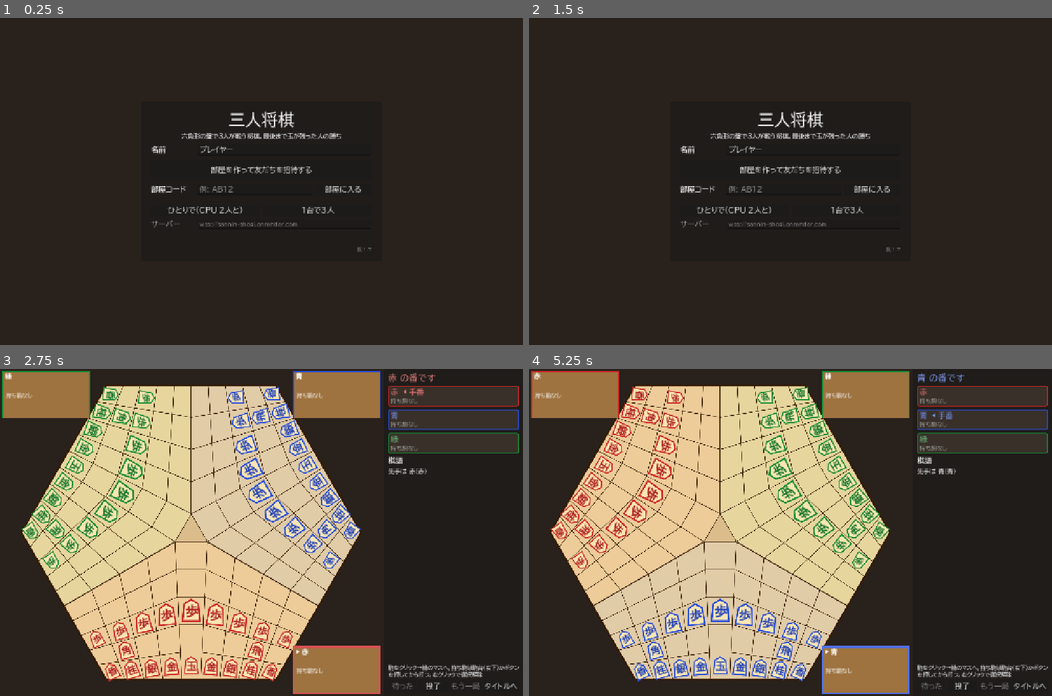
Above: before the commit, frames 1-4 (two rows, left to right).
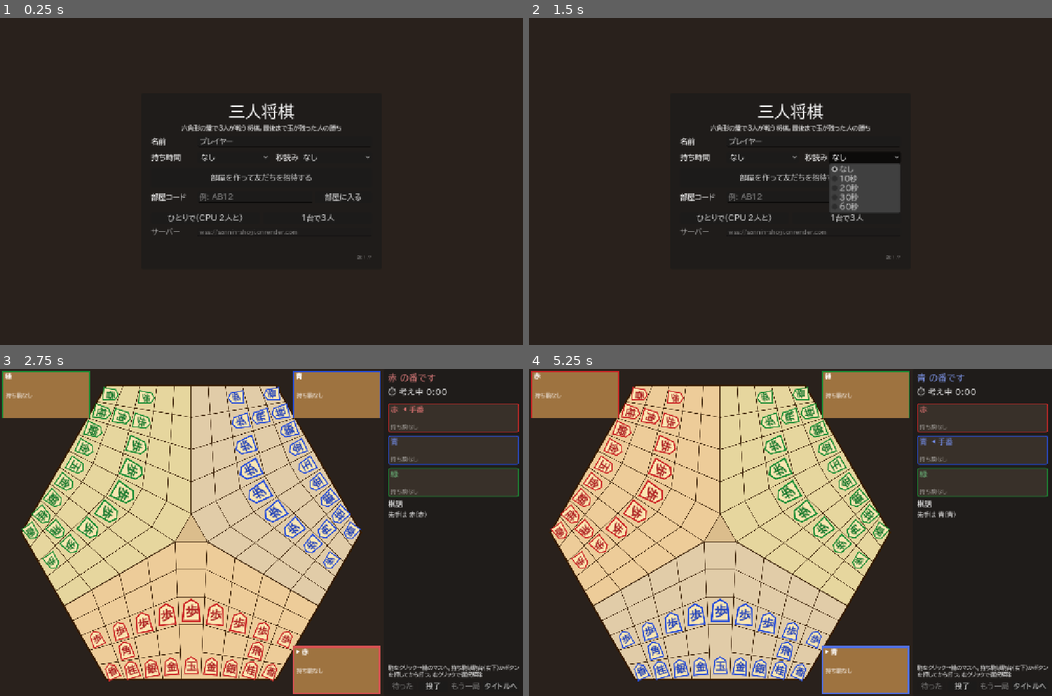
Above: after the commit, the same moments.

Repository: mittsuhinata-hue/sannin-shogi
Game: Godot game, scene res://scenes/main.tscn
The game is run twice, just before and just after one commit, with the same random seed, the same clock (stepped at 60 frames per second) and the same inputs.
Inputs (mouse positions are in pixels of both pictures, inside the frame that each line leads up to):
- Up to frame 1 (0.25 s): no input
- Up to frame 2 (1.5 s): click (764, 158) at 0.5 s, where only the run after the commit has a clickable "なし"; click (863, 158) at 1.25 s, where only the run after the commit has a clickable "なし"
- Up to frame 3 (2.75 s): click "1台で3人" at 2 s
- Up to frame 4 (5.25 s): click "投了" at 2.75 s; click "タイトルへ" at 3.5 s; click "部屋を作って友だちを招待する" at 4.25 s; click "1台で3人" at 5 s

The runs differ from the first frame. In frame 1, 3.2% of the frame differs, in the area x 28-71%, y 25-74%; in frame 2, 4.9%; in frame 3, 5.6%; in frame 4, 5.7%, in the area x 74-100%, y 5-46%.

Commit message:
持ち時間と秒読みを追加
- 持ち時間（1人ごとの合計）と秒読み（使い切ったあとの1手ごと）を選べる
- 使い切ったら時間切れで負け
- 考え中の時間と3人の残り時間を表示し、棋譜に1手ごとの時間を残す

Co-Authored-By: Claude Opus 5.5 <noreply@anthropic.com>

Diff:
--- a/scripts/main.gd
+++ b/scripts/main.gd
@@ -33,6 +33,18 @@
 var _rematch_btn: Button
 var _resign_btn: Button
 var _undo_btn: Button
+var _main_opt: OptionButton
+var _byo_opt: OptionButton
+var _clock_label: Label
+var _warned_turn_key := ""
+
+const MAIN_TIMES := [["なし", 0], ["1分", 60], ["3分", 180], ["5分", 300], ["10分", 600], ["20分", 1200]]
+const BYO_TIMES := [["なし", 0], ["10秒", 10], ["20秒", 20], ["30秒", 30], ["60秒", 60]]
+
+
+func _apply_clock_setting() -> void:
+	Net.main_sec = MAIN_TIMES[_main_opt.selected][1]
+	Net.byo_sec = BYO_TIMES[_byo_opt.selected][1]
 var _promo: ConfirmationDialog
 var _promo_moves: Array = []
 
@@ -89,12 +101,17 @@
 	if cf.load(SETTINGS_PATH) == OK:
 		_name_edit.text = cf.get_value("main", "name", _name_edit.text)
 		_server_edit.text = cf.get_value("main", "server", Net.DEFAULT_SERVER)
+		_main_opt.selected = clampi(cf.get_value("main", "main_index", 0), 0, MAIN_TIMES.size() - 1)
+		_byo_opt.selected = clampi(cf.get_value("main", "byo_index", 0), 0, BYO_TIMES.size() - 1)
+	_apply_clock_setting()
 
 
 func _save_settings() -> void:
 	var cf := ConfigFile.new()
 	cf.set_value("main", "name", _player_name())
 	cf.set_value("main", "server", _server_url())
+	cf.set_value("main", "main_index", _main_opt.selected)
+	cf.set_value("main", "byo_index", _byo_opt.selected)
 	cf.save(SETTINGS_PATH)
 
 
@@ -150,6 +167,12 @@
 			_server_edit.text = a.substr(13)
 		elif a == "--auto":
 			_auto = true
+		elif a.begins_with("--main="):
+			Net.main_sec = int(a.substr(7))
+		elif a.begins_with("--byo="):
+			Net.byo_sec = int(a.substr(6))
+		elif a.begins_with("--quit-after-sec="):
+			get_tree().create_timer(float(a.substr(17))).timeout.connect(get_tree().quit)
 		elif a.begins_with("--start-when="):
 			_start_when = int(a.substr(13))
 	for a in args:
@@ -256,6 +279,26 @@
 	_name_edit.max_length = 16
 	v.add_child(_row("名前", _name_edit))
 
+	_main_opt = OptionButton.new()
+	for item in MAIN_TIMES:
+		_main_opt.add_item(item[0])
+	_byo_opt = OptionButton.new()
+	for item in BYO_TIMES:
+		_byo_opt.add_item(item[0])
+	for o in [_main_opt, _byo_opt]:
+		o.item_selected.connect(func(_i):
+			_apply_clock_setting()
+			_save_settings())
+	var th_row := HBoxContainer.new()
+	th_row.add_child(_main_opt)
+	var byo_l := Label.new()
+	byo_l.text = "　秒読み"
+	th_row.add_child(byo_l)
+	th_row.add_child(_byo_opt)
+	_main_opt.size_flags_horizontal = Control.SIZE_EXPAND_FILL
+	_byo_opt.size_flags_horizontal = Control.SIZE_EXPAND_FILL
+	v.add_child(_row("持ち時間", th_row))
+
 	# --- 部屋に入る前 ---
 	var entry := VBoxContainer.new()
 	entry.add_theme_constant_override("separation", 10)
@@ -397,6 +440,9 @@
 	_room_code_label.text = "部屋コード：%s" % Net.room_code
 	_start_btn.visible = Net.is_owner()
 	_wait_label.visible = in_room and not Net.is_owner()
+	# 部屋では、作った人の制限時間が使われる
+	_main_opt.disabled = in_room and not Net.is_owner()
+	_byo_opt.disabled = _main_opt.disabled
 	_copy_btn.text = "招待リンクをコピー" if OS.has_feature("web") else "部屋コードをコピー"
 
 
@@ -432,6 +478,14 @@
 	_turn_label.add_theme_font_size_override("font_size", 22)
 	_turn_label.autowrap_mode = TextServer.AUTOWRAP_WORD_SMART
 	v.add_child(_turn_label)
+	_clock_label = Label.new()
+	_clock_label.add_theme_font_size_override("font_size", 20)
+	v.add_child(_clock_label)
+	var tick := Timer.new()
+	tick.wait_time = 0.25
+	tick.autostart = true
+	tick.timeout.connect(_update_clock)
+	add_child(tick)
 
 	for p in 3:
 		var box := PanelContainer.new()
@@ -447,10 +501,13 @@
 		var t := Label.new()
 		t.add_theme_color_override("font_color", BoardView.PLAYER_COLORS[p].lightened(0.35))
 		bv.add_child(t)
+		var clk := Label.new()
+		clk.add_theme_font_size_override("font_size", 16)
+		bv.add_child(clk)
 		var hand := HFlowContainer.new()
 		bv.add_child(hand)
 		v.add_child(box)
-		_player_boxes.append({"title": t, "hand": hand})
+		_player_boxes.append({"title": t, "hand": hand, "clock": clk})
 
 	var lg := Label.new()
 	lg.text = "棋譜"
@@ -580,6 +637,56 @@
 	_undo_btn.disabled = not Net.can_undo()
 	_rematch_btn.visible = Net.is_owner() or Net.mode == Net.Mode.LOCAL
 	_rematch_btn.disabled = st["winner"] < 0
+
+
+## 考え中の時間と残り時間を表示する
+func _update_clock() -> void:
+	if not _game_root.visible or Net.state.is_empty():
+		return
+	var st := Net.state
+	if st["winner"] >= 0:
+		_clock_label.text = ""
+		return
+	var el := Net.turn_elapsed()
+	var t: int = st["turn"]
+	var text := "⏱ 考え中 %s" % Net.fmt_time(el)
+	var col := Color(0.9, 0.9, 0.9)
+	if Net.has_clock(st):
+		var info := _clock_info(st, t, el)
+		text += "　" + info[0]
+		if info[1] <= 10.0:
+			col = Color(1.0, 0.35, 0.3)
+			# 自分の番で残り10秒を切ったら1回だけ知らせる
+			var key := "%d/%d/%s" % [t, st["move_no"], info[0].left(2)]
+			if Net.controllable_seat() == t and _warned_turn_key != key:
+				_warned_turn_key = key
+				Sfx.play("check")
+	_clock_label.text = text
+	_clock_label.add_theme_color_override("font_color", col)
+	# 3人それぞれの持ち時間
+	for p in 3:
+		var lbl: Label = _player_boxes[p]["clock"]
+		if not Net.has_clock(st) or not st["alive"][p]:
+			lbl.text = ""
+			continue
+		var info := _clock_info(st, p, el if p == t else 0.0)
+		lbl.text = "⏱ " + info[0]
+		lbl.add_theme_color_override("font_color", Color(1.0, 0.45, 0.4) if p == t and info[1] <= 10.0 else Color(0.85, 0.85, 0.85))
+
+
+## [表示する文字, 残り秒] を返す。持ち時間が残っていれば持ち時間、なければ秒読み
+func _clock_info(st: Dictionary, p: int, el: float) -> Array:
+	var bank: float = float(st["bank"][p]) - el
+	var byo: int = st.get("byo", 0)
+	if bank > 0.0:
+		var label := "持ち時間 %s" % Net.fmt_time(ceil(bank))
+		if byo > 0:
+			label += "（秒読み%d秒）" % byo
+		return [label, bank + (byo if byo > 0 else 0)]
+	if byo > 0:
+		var rest: float = byo + bank
+		return ["秒読み %d" % int(ceil(max(rest, 0.0))), rest]
+	return ["持ち時間 0:00", 0.0]
 
 
 func _on_rematch() -> void:
--- a/scripts/net.gd
+++ b/scripts/net.gd
@@ -46,12 +46,71 @@
 var test_rooms := false   ## サーバーのテスト用
 
 
+var main_sec := 0          ## 持ち時間（秒、0 = なし）。部屋を作った人の設定
+var byo_sec := 0           ## 秒読み（秒、0 = なし）
+var _recv_time := 0.0      ## 盤面を受け取った時刻（考え中の時間の計算用）
+
+
 func _process(_dt: float) -> void:
 	if mode == Mode.SERVER:
 		for code in _rooms.keys():
 			_cpu_tick(_rooms[code])
+			if _rooms.has(code):
+				_time_tick(_rooms[code])
 	elif mode == Mode.LOCAL and not _local_room.is_empty():
 		_cpu_tick(_local_room)
+		_time_tick(_local_room)
+
+
+static func _now() -> float:
+	return Time.get_ticks_msec() / 1000.0
+
+
+## いまの手番の人が考えている時間（秒）
+func turn_elapsed() -> float:
+	if state.is_empty():
+		return 0.0
+	return float(state.get("elapsed", 0.0)) + (_now() - _recv_time)
+
+
+static func fmt_time(sec: float) -> String:
+	var s := int(max(sec, 0.0))
+	return "%d:%02d" % [s / 60, s % 60]
+
+
+## 対局の時計を用意する（持ち時間は3人とも同じ）
+static func _init_clock(st: Dictionary, main: int, byo: int) -> void:
+	st["main"] = clampi(main, 0, 7200)
+	st["byo"] = clampi(byo, 0, 600)
+	st["bank"] = [float(st["main"]), float(st["main"]), float(st["main"])]
+
+
+static func has_clock(st: Dictionary) -> bool:
+	return int(st.get("main", 0)) > 0 or int(st.get("byo", 0)) > 0
+
+
+## 指した人の持ち時間から、使った時間を引く
+static func _spend(st: Dictionary, seat: int, used: float) -> void:
+	if st.has("bank"):
+		st["bank"][seat] = max(0.0, float(st["bank"][seat]) - used)
+
+
+## 持ち時間と秒読みを使い切ったら、その人の負け（CPUは対象外）
+func _time_tick(room: Dictionary) -> void:
+	var st: Dictionary = room.get("state", {})
+	if st.is_empty() or st["winner"] >= 0 or not has_clock(st):
+		return
+	var t: int = st["turn"]
+	if room["seats"][t]["id"] == ID_CPU:
+		return
+	var allowed: float = float(st["bank"][t]) + float(st["byo"])
+	if _now() - room.get("turn_start", _now()) < allowed:
+		return
+	st["bank"][t] = 0.0
+	Rules.timeout(st, t)
+	room["prev"] = {}
+	st["undo_seat"] = -1
+	_push(room)
 
 
 func is_owner() -> bool:
@@ -140,13 +199,15 @@
 
 
 @rpc("any_peer", "reliable")
-func _start_room() -> void:
+func _start_room(main: int = 0, byo: int = 0) -> void:
 	if mode != Mode.SERVER:
 		return
 	var id := multiplayer.get_remote_sender_id()
 	var room := _room_of(id)
 	if room.is_empty() or room["owner"] != id:
 		return
+	room["turn_key"] = ""
+	room["clock"] = [main, byo]
 	var seats_new: Array = []
 	for i in 3:
 		if i < room["members"].size():
@@ -155,6 +216,7 @@
 			seats_new.append({"id": ID_CPU, "name": "CPU%d" % i})
 	room["seats"] = seats_new
 	room["state"] = Rules.new_game()
+	_init_clock(room["state"], main, byo)
 	Rules.pick_first(room["state"], _seat_names(seats_new))
 	room["in_game"] = true
 	for m in room["members"]:
@@ -263,10 +325,20 @@
 	used[seat] = false
 	room["undo_used"] = used
 	var before := Rules.copy_state(st)
+	var used_time: float = _now() - room.get("turn_start", _now())
+	_spend(st, seat, used_time)
+	var log_at: int = st["log"].size()
 	Rules.apply_move(st, m)
+	if log_at < st["log"].size():
+		st["log"][log_at] += "（%s）" % _fmt_used(used_time)
 	room["prev"] = before if undoable else {}
 	st["undo_seat"] = seat if undoable and st["winner"] < 0 else -1
 	_push(room)
+
+
+static func _fmt_used(sec: float) -> String:
+	var s := int(sec)
+	return "%d秒" % s if s < 60 else "%d分%02d秒" % [s / 60, s % 60]
 
 
 ## 待った：いま指したばかりの人が、次の人が指す前に取り消す
@@ -286,8 +358,16 @@
 ## 部屋の全員に盤面を送る。CPU の番なら少し待ってから指す。
 func _push(room: Dictionary) -> void:
 	var st: Dictionary = room["state"]
+	# 手番が変わったら、考え中の時間を0から数え直す
+	if not st.is_empty():
+		var key := "%d/%d/%s" % [st["turn"], st["move_no"], str(st["alive"])]
+		if room.get("turn_key", "") != key:
+			room["turn_key"] = key
+			room["turn_start"] = _now()
+		st["elapsed"] = _now() - room["turn_start"]
 	if mode == Mode.LOCAL:
 		state = st
+		_recv_time = _now()
 		state_changed.emit()
 	else:
 		for m in room["members"]:
@@ -313,7 +393,11 @@
 	if m.is_empty():
 		Rules.resign(st, t)
 	else:
+		var used_time: float = _now() - room.get("turn_start", _now())
+		var log_at: int = st["log"].size()
 		Rules.apply_move(st, m)
+		if log_at < st["log"].size():
+			st["log"][log_at] += "（%s）" % _fmt_used(used_time)
 	room["prev"] = {}
 	st["undo_seat"] = -1
 	_push(room)
@@ -356,7 +440,7 @@
 
 func start_game() -> void:
 	if mode == Mode.ONLINE:
-		_start_room.rpc_id(1)
+		_start_room.rpc_id(1, main_sec, byo_sec)
 	elif mode == Mode.LOCAL:
 		var humans := 0
 		for s in seats:
@@ -430,6 +514,7 @@
 @rpc("authority", "reliable")
 func _sync(s: Dictionary) -> void:
 	state = s
+	_recv_time = _now()
 	state_changed.emit()
 
 
@@ -448,6 +533,7 @@
 	my_seat = 0 if humans == 1 else -1
 	in_game = true
 	_local_room = {"members": [], "seats": seats, "state": Rules.new_game(), "cpu_at": 0.0}
+	_init_clock(_local_room["state"], main_sec, byo_sec)
 	Rules.pick_first(_local_room["state"], _seat_names(seats))
 	state = _local_room["state"]
 	game_started.emit()
--- a/scripts/rules.gd
+++ b/scripts/rules.gd
@@ -607,6 +607,17 @@
 	state["movers"] = []
 	state["checks"] = []
 
+## 時間切れ：その人の負け
+static func timeout(state: Dictionary, pl: int) -> void:
+	if not state["alive"][pl] or state["winner"] >= 0:
+		return
+	var was_turn: bool = state["turn"] == pl
+	eliminate(state, pl, "時間切れ")
+	if was_turn:
+		advance_turn(state)
+	else:
+		_check_winner(state)
+
 static func resign(state: Dictionary, pl: int) -> void:
 	if not state["alive"][pl] or state["winner"] >= 0:
 		return
